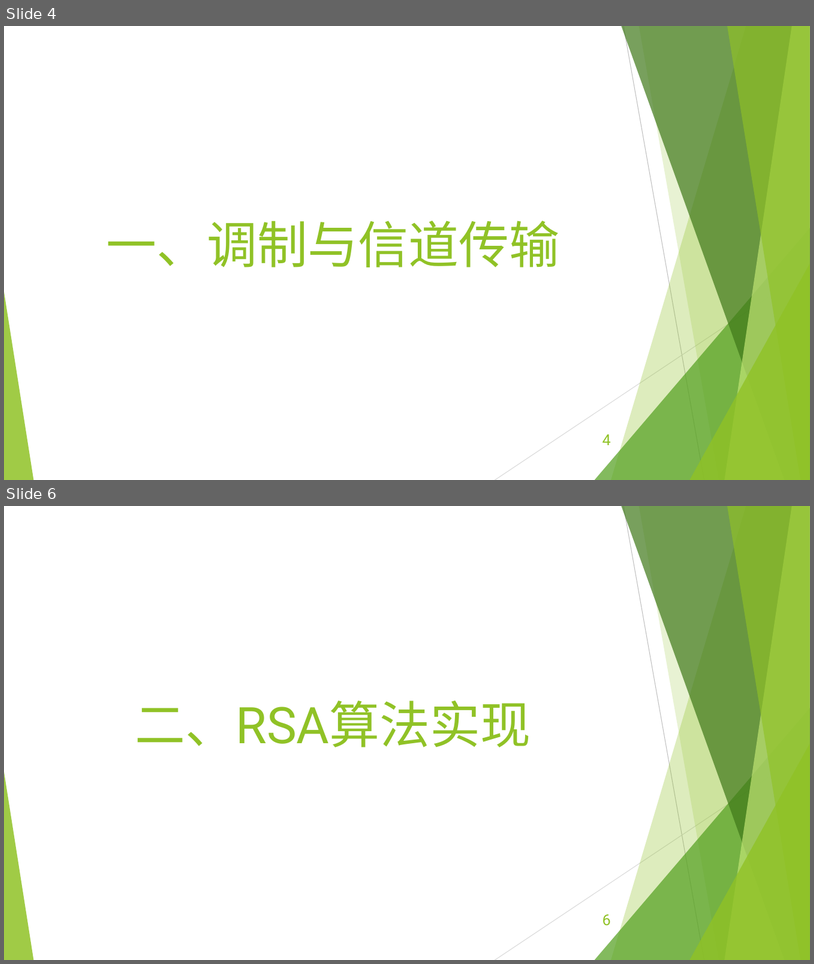
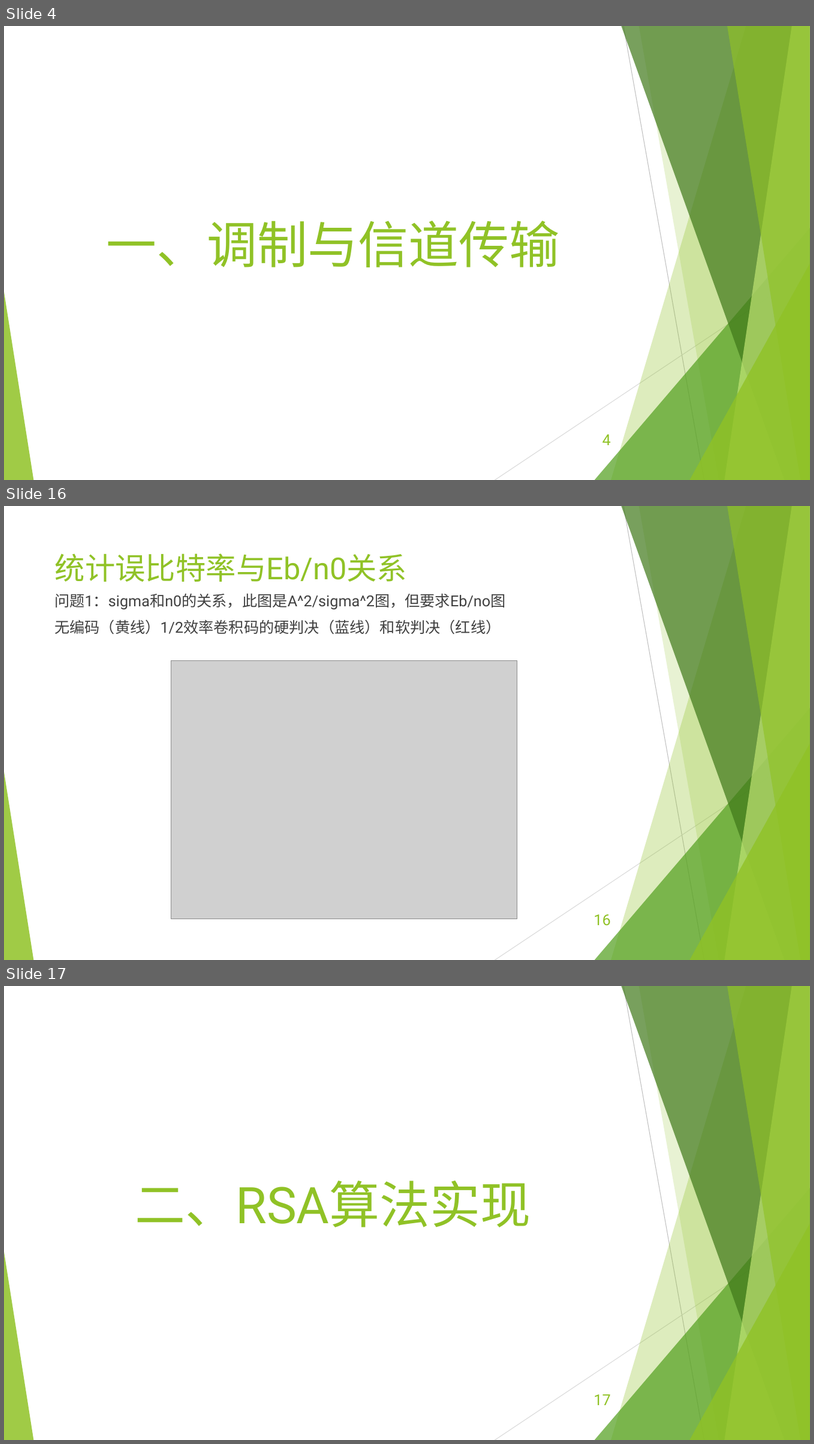
Before and after one commit to EECodingPresentation/project2, a slide deck: 展示报告.pptx. Shown one above the other, each under a label of ours: slides 4 and 6 before the commit, slides 4, 16 and 17 after it; the slides between them are not shown. The pictures are 814x964 and 814x1444 pixels, drawn with LibreOffice and Linux fonts; fonts in the diff are those of the drawing; grey boxes stand for pictures. Boxes give left, top, right and bottom in pixels: in the first picture for what was removed or moved away, otherwise in the second. Text is boxed around its words. In the diff, an @@ line names an element or a change of style, - is before the commit and + after.

```diff
--- a/展示报告.pptx
+++ b/展示报告.pptx
@@ slide 16 added at (x1=4, y1=506, x2=810, y2=960), background #FFFFFF; not listed: 10 template elements that a slide beside it also shows @@
@@ title added at (x1=55, y1=553, x2=407, y2=582), 36 pt, text #90C226 @@
+统计误比特率与Eb/n0关系
@@ text added at (x1=54, y1=594, x2=506, y2=634), 18 pt, text #404040 @@
+问题1：sigma和n0的关系，此图是A^2/sigma^2图，但要求Eb/no图
+无编码（黄线）1/2效率卷积码的硬判决（蓝线）和软判决（红线）
@@ picture added at (x1=171, y1=660, x2=518, y2=919) @@
@@ page number added at (x1=594, y1=914, x2=611, y2=925), 18 pt, text #90C226 @@
+16
@@ what was slide 6 is now slide 17 @@
@@ page number at (x1=594, y1=1394, x2=611, y2=1405): text changed @@
-6
+17
```
Also in this commit, not shown: 11 other slides added, 1 slide removed, 2 other files.
